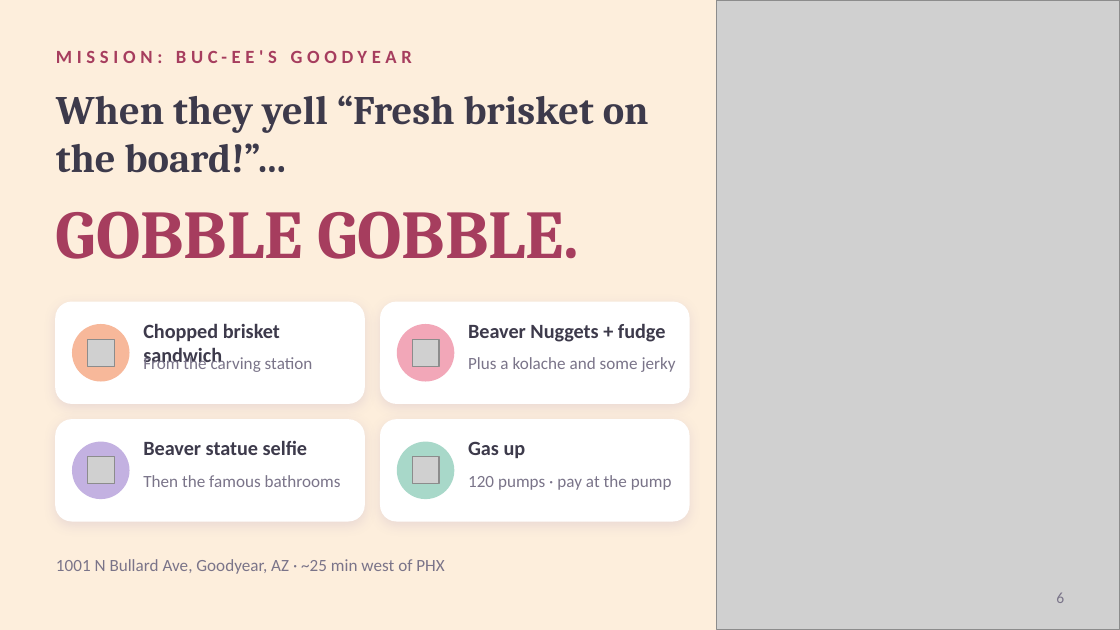
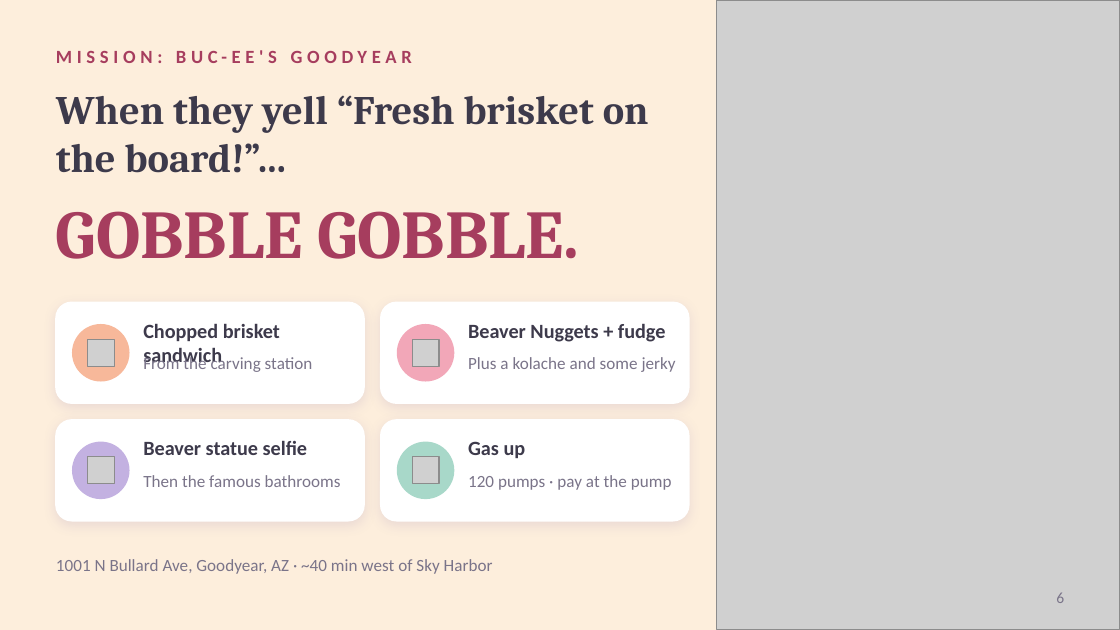
Before and after one commit to kohl-crypto/desert-to-divide, a slide deck: slide 6 of Desert-to-Divide-Tour-Guide.pptx. Drawn at 1120x630 pixels with LibreOffice and Linux fonts; fonts in the diff are those of the drawing; grey boxes stand for pictures. Boxes give left, top, right and bottom in pixels: in the first picture for what was removed or moved away, otherwise in the second. Text is boxed around its words. In the diff, an @@ line names an element or a change of style, - is before the commit and + after.

```diff
--- a/Desert-to-Divide-Tour-Guide.pptx
+++ b/Desert-to-Divide-Tour-Guide.pptx
@@ text at [56, 559, 493, 574]: text changed @@
-1001 N Bullard Ave, Goodyear, AZ · ~25 min west of PHX
+1001 N Bullard Ave, Goodyear, AZ · ~40 min west of Sky Harbor
```
Also in this commit, not shown: 13 other slides changed, 4 other files.
